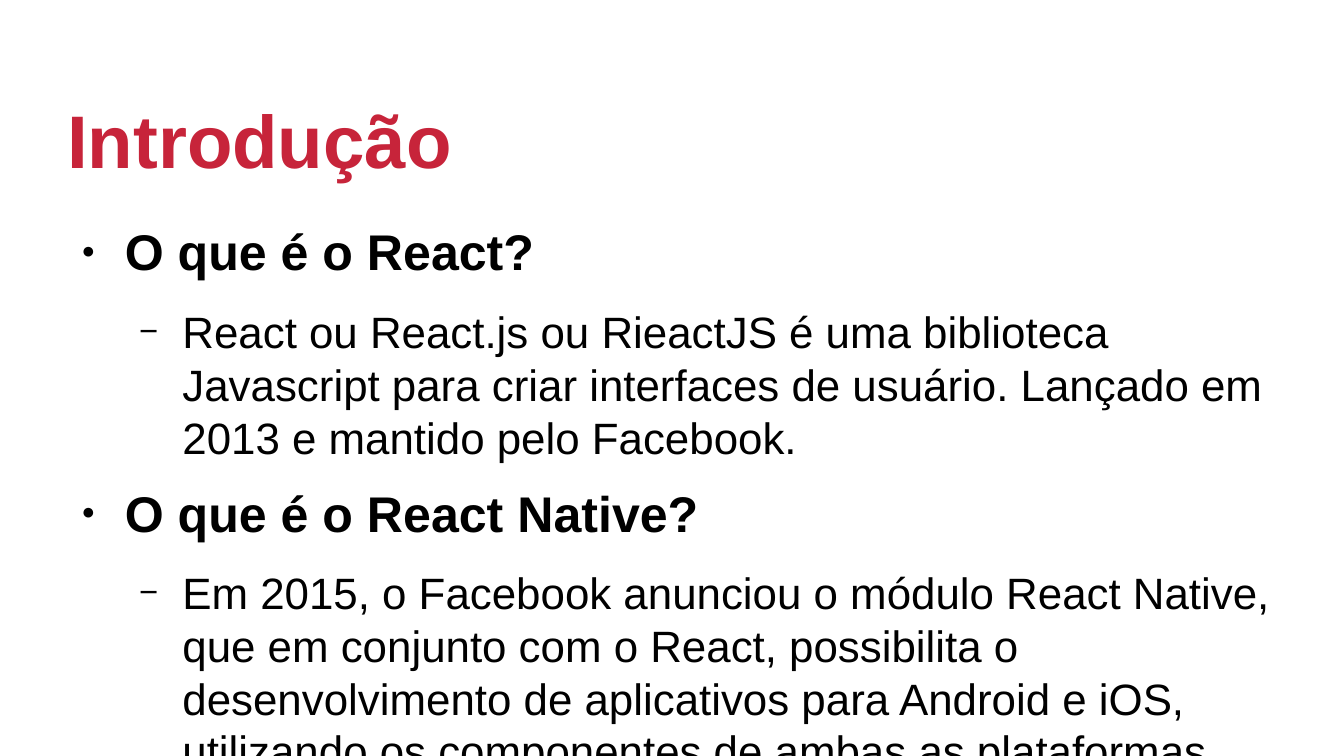
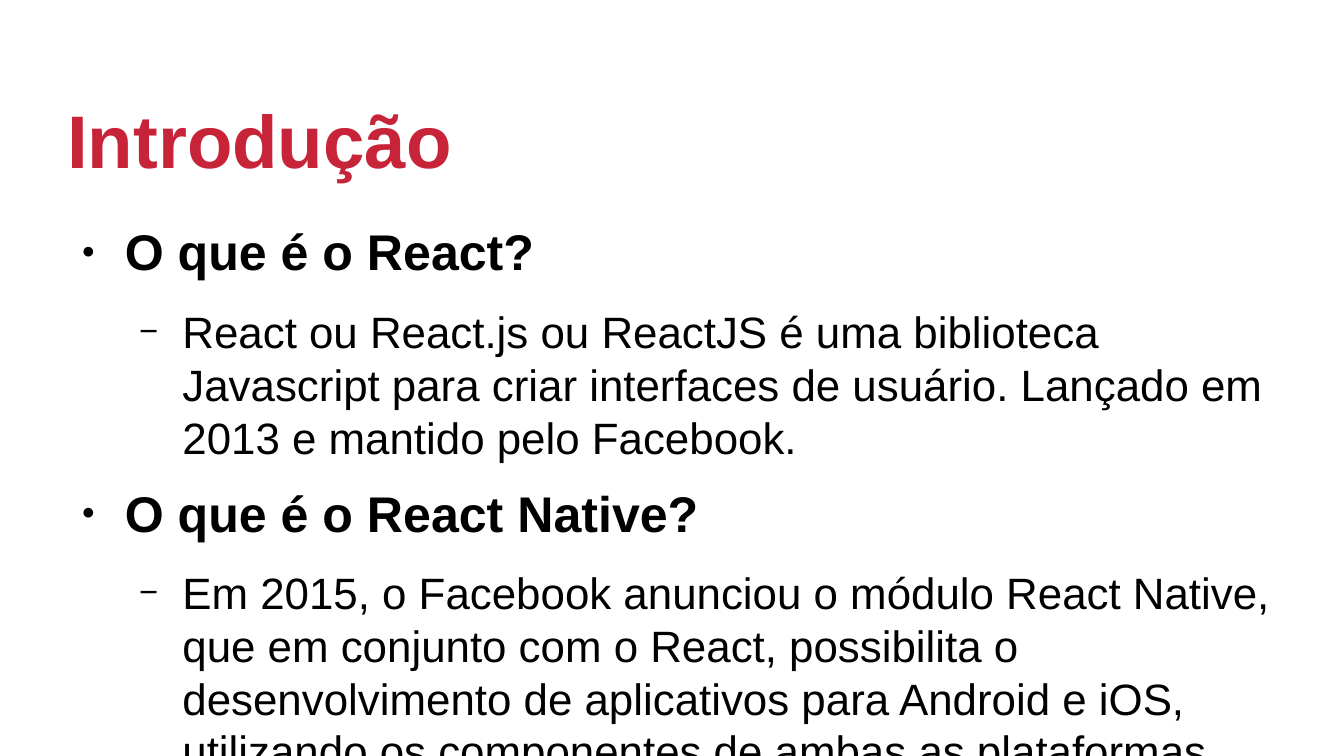
Before and after one commit to johnmagt/PIDM-2019_2, a slide deck: slide 2 of SLIDES/aula01.odp. Drawn at 1344x756 pixels with LibreOffice and Linux fonts; fonts in the diff are those of the drawing; background and template pictures are left out. Boxes give left, top, right and bottom in pixels: in the first picture for what was removed or moved away, otherwise in the second. Text is boxed around its words. In the diff, an @@ line names an element or a change of style, - is before the commit and + after.

Commit message:
aula 01 - introdução aos props

```diff
--- a/SLIDES/aula01.odp
+++ b/SLIDES/aula01.odp
@@ text at box(182, 315, 1262, 462): text changed @@
-  − React ou React.js ou RieactJS é uma biblioteca Javascript para criar interfaces de usuário. Lançado em 2013 e mantido pelo Facebook.
+  − React ou React.js ou ReactJS é uma biblioteca Javascript para criar interfaces de usuário. Lançado em 2013 e mantido pelo Facebook.
```
Also in this commit, not shown: 2 other slides changed, 31 other files.
